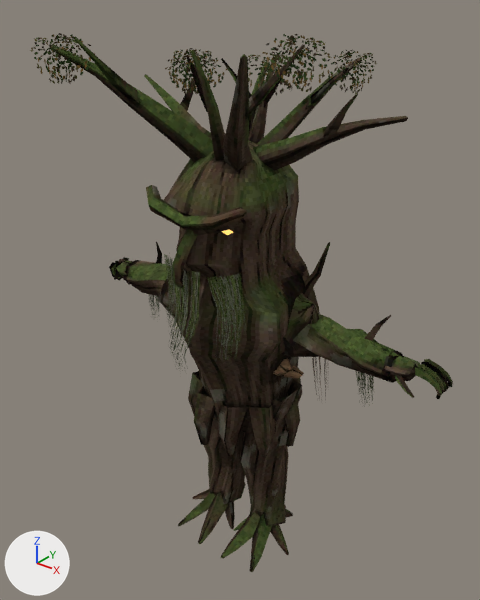
A saved change to the Blender file Tools/Blender/export/ElderTree_Source.blend.
Rendered twice from a 50 mm camera at (1.7, -2.18, 2.66) aimed at (0.01, -0.06, 1.34). Lighting does not change. The marker at lower left points along +X, +Y and +Z. The picture after the commit comes second.

Names of what the first picture shows: 'ElderTree'.
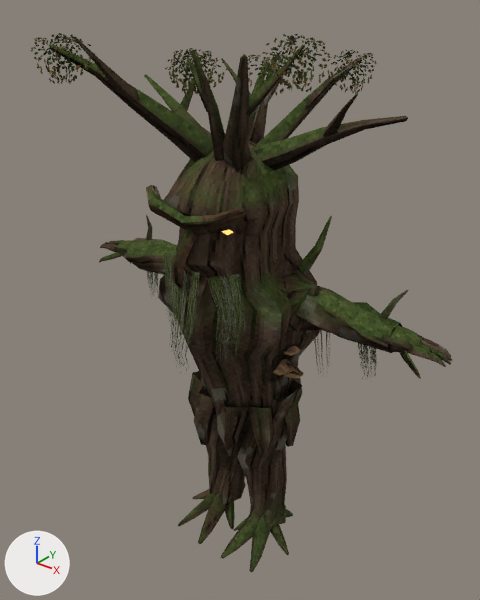
Location of each change, (x1, y1, x2, y2) in pixels of the pictures (480 x 600 px; the box of a moved part takes in the faces that stretch with it):
'ElderTree', reshaped
    before: (30, 33, 453, 572)
    after: (30, 33, 452, 572)
part 1 of me_eldertree_mesh, moved or reshaped
    before: (304, 242, 330, 298)
    after: (299, 216, 332, 277)
part 2 of me_eldertree_mesh, moved or reshaped
    before: (283, 293, 319, 350)
    after: (283, 270, 318, 332)
part 3 of me_eldertree_mesh, moved or reshaped
    before: (365, 315, 391, 341)
    after: (379, 290, 408, 319)
part 4 of me_eldertree_mesh, moved or reshaped
    before: (156, 241, 162, 264)
    after: (146, 215, 152, 240)
part 5 of me_eldertree_mesh, moved or reshaped
    before: (312, 357, 327, 401)
    after: (313, 330, 330, 373)
part 6 of me_eldertree_mesh, moved or reshaped
    before: (356, 371, 374, 407)
    after: (358, 343, 377, 379)
part 7 of me_eldertree_mesh, moved or reshaped
    before: (148, 295, 160, 318)
    after: (147, 271, 158, 297)
part 8 of me_eldertree_mesh, rebuilt
    before: (123, 260, 171, 296)
    after: (124, 238, 177, 275)
part 9 of me_eldertree_mesh, deleted
    before: (109, 257, 453, 399)
part 10 of me_eldertree_mesh, reshaped
    before: (158, 252, 404, 383)
    after: (158, 253, 452, 383)
part 11 of me_eldertree_mesh, added
    after: (99, 240, 131, 263)
part 12 of me_eldertree_mesh, moved or reshaped
    before: (204, 414, 289, 493)
    after: (206, 414, 289, 493)
part 13 of me_eldertree_mesh, surface changed
    both: (74, 37, 349, 530)

The change, as a list of edits to the scene's bpy script:
```text
Change me_eldertree_mesh:
    used by ob_eldertree; location = (0.0, 0.0, 0.0)
    remove me_eldertree_mesh.from_pydata(...)  # 1386 vertices, 1271 faces; spans x -0.9..0.98, y -0.65..0.41, z -0.01..2.51
    add me_eldertree_mesh.from_pydata(...)  # 1412 vertices, 1277 faces; spans x -0.98..0.98, y -0.65..0.41, z -0.01..2.51
    me_eldertree_mesh part 1: the loose piece of 10 vertices spanning x 0.22..0.32, y 0.03..0.19, z 1.35..1.62 is moved by (0.0, 0.0, 0.12)
    me_eldertree_mesh part 2: the loose piece of 20 vertices spanning x 0.11..0.37, y -0.15..0.14, z 1.2..1.45 is moved by (0.0, 0.0, 0.09)
    me_eldertree_mesh part 3: the loose piece of 10 vertices spanning x 0.59..0.67, y 0.01..0.09, z 1.28..1.42 is moved by (0.06, 0.0, 0.13)
    me_eldertree_mesh part 4: the loose piece of 10 vertices spanning x -0.67..-0.59, y 0.0..0.09, z 1.28..1.42 is moved by (-0.06, 0.0, 0.13)
    me_eldertree_mesh part 5: the loose piece of 6 vertices spanning x 0.36..0.45, y 0.0..0.02, z 0.9..1.2 is moved by (0.0, 0.0, 0.13)
    me_eldertree_mesh part 6: the loose piece of 6 vertices spanning x 0.58..0.67, y 0.0..0.02, z 0.98..1.2 is moved by (0.0, 0.0, 0.13)
    me_eldertree_mesh part 7: the loose piece of 6 vertices spanning x -0.67..-0.58, y 0.0..0.02, z 0.98..1.2 is moved by (0.0, 0.0, 0.13)
    me_eldertree_mesh part 8: the loose piece of 36 vertices spanning x -0.76..-0.17, y -0.11..0.12, z 1.15..1.37 is rebuilt with 36 vertices and now spans x -0.75..-0.17, y -0.11..0.12, z 1.28..1.5
    me_eldertree_mesh part 9: 12 loose pieces with 198 vertices, spanning x -0.9..0.98, y -0.1..0.07, z 1.2..1.32, are deleted
    me_eldertree_mesh part 10: 55 vertices moved from x -0.34..0.34, y -0.46..0.36, z 1.13..1.49 to x -0.34..0.34, y -0.45..0.36, z 1.13..1.49; 34 vertices removed from x 0.17..0.76, y -0.12..0.12, z 1.12..1.37; 146 vertices added at x 0.17..0.98, y -0.12..0.12, z 1.25..1.5
    me_eldertree_mesh part 11: 112 vertices added at x -0.98..-0.68, y -0.11..0.06, z 1.31..1.44
    me_eldertree_mesh part 12: 16 vertices moved from x -0.25..0.25, y -0.13..0.1, z 0.48..0.67 to x -0.24..0.25, y -0.13..0.1, z 0.5..0.66
    me_eldertree_mesh part 13: 128 kept faces spanning x -0.44..0.48, y -0.62..0.23, z -0.01..2.47 get new texture (UV) coordinates
    other edits to the shape of me_eldertree_mesh do not show in these pictures
```
